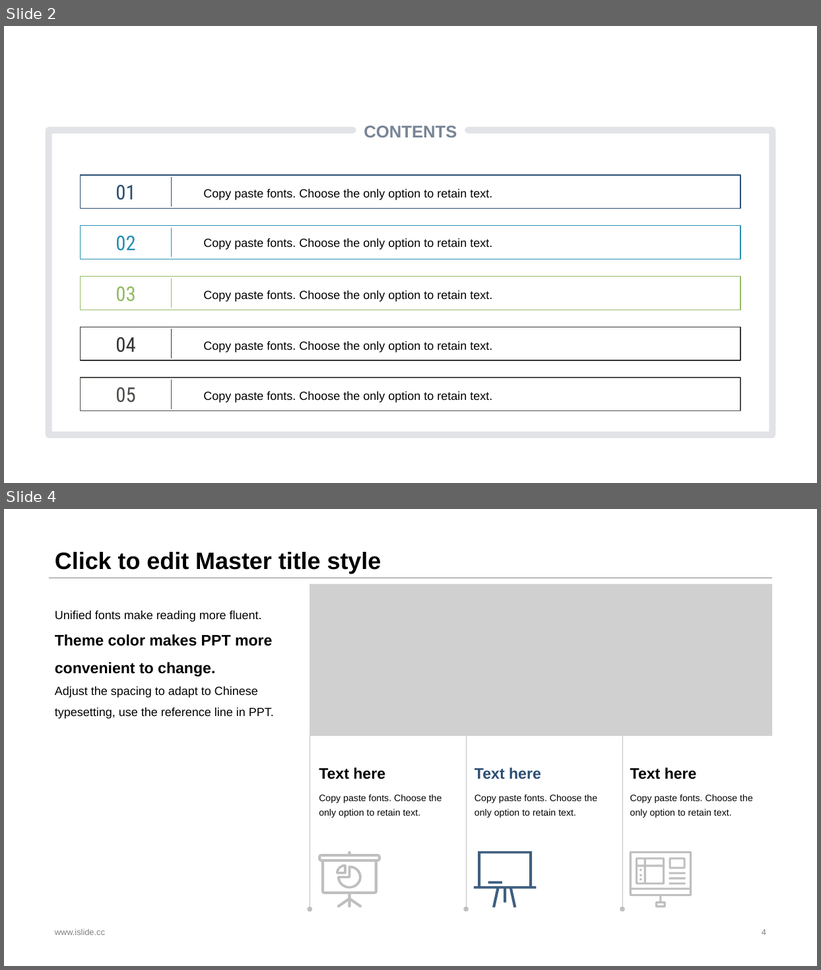
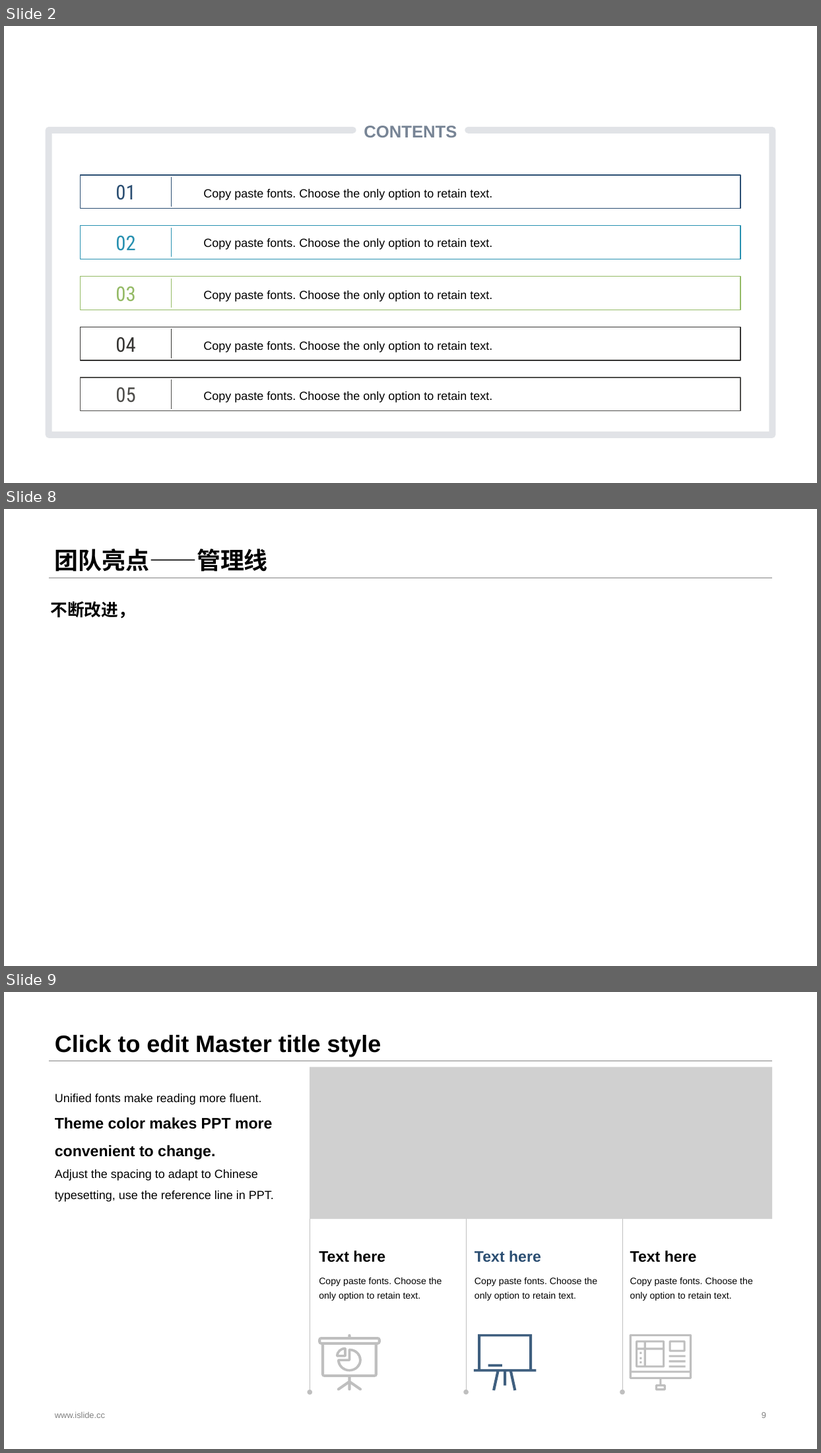
Before and after one commit to sebuaa2019/Team108, a slide deck: 申优答辩工作/申优答辩/Team108-申优答辩.pptx. Shown one above the other, each under a label of ours: slides 2 and 4 before the commit, slides 2, 8 and 9 after it; the slides between them are not shown. The pictures are 821x970 and 821x1453 pixels, drawn with LibreOffice and Linux fonts; fonts in the diff are those of the drawing; grey boxes stand for pictures. Boxes give left, top, right and bottom in pixels: in the first picture for what was removed or moved away, otherwise in the second. Text is boxed around its words. In the diff, an @@ line names an element or a change of style, - is before the commit and + after.

```diff
--- a/申优答辩工作/申优答辩/Team108-申优答辩.pptx
+++ b/申优答辩工作/申优答辩/Team108-申优答辩.pptx
@@ slide 8 added at [4,509,817,966], background #FFFFFF; not listed: 1 template element that a slide beside it also shows @@
@@ title added at [55,549,268,572], 28 pt, text #000000, bold @@
+团队亮点——管理线
@@ text added at [50,601,135,619], 20 pt, text #000000, bold @@
+不断改进，
@@ what was slide 4 is now slide 9 @@
@@ page number at [762,1412,766,1418]: text changed @@
-4
+9
```
Also in this commit, not shown: 1 slide changed, 4 other slides added.
